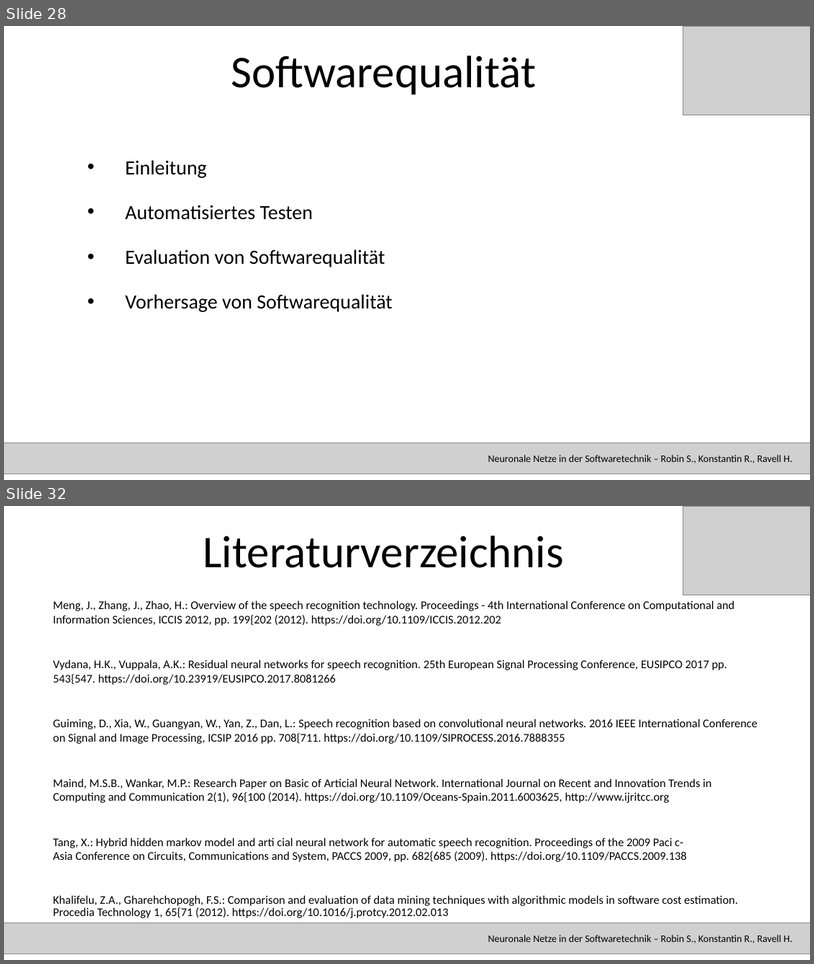
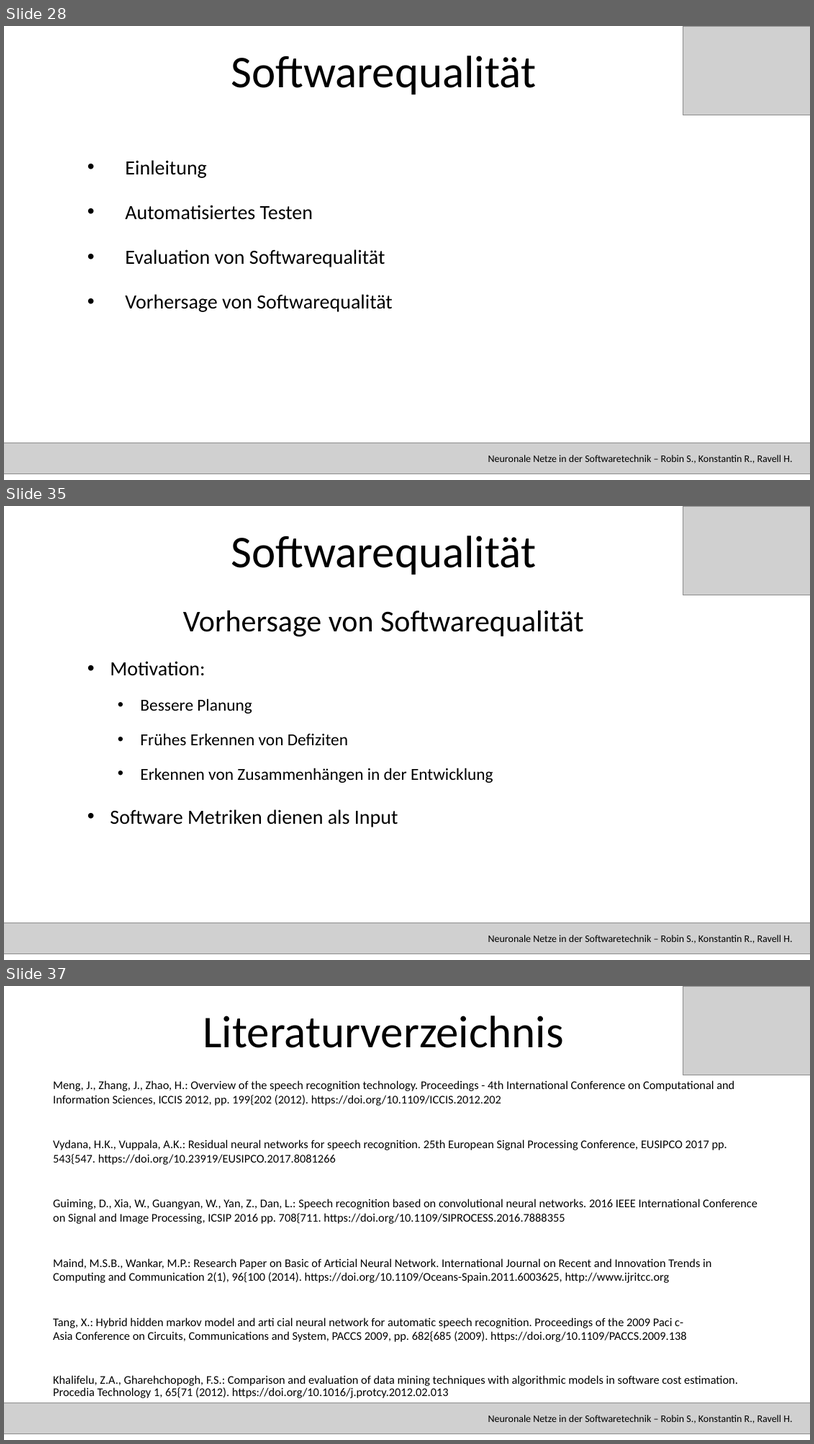
Before and after one commit to RavellHeerdegen/SATElite, a slide deck: SATPräsi.pptx. Shown one above the other, each under a label of ours: slides 28 and 32 before the commit, slides 28, 35 and 37 after it; the slides between them are not shown. The pictures are 814x964 and 814x1444 pixels, drawn with LibreOffice and Linux fonts; fonts in the diff are those of the drawing; grey boxes stand for pictures. Boxes give left, top, right and bottom in pixels: in the first picture for what was removed or moved away, otherwise in the second. Text is boxed around its words. In the diff, an @@ line names an element or a change of style, - is before the commit and + after.

```diff
--- a/SATPräsi.pptx
+++ b/SATPräsi.pptx
@@ slide 35 added at bbox=[4, 506, 810, 960], background #FFFFFF @@
@@ picture added at bbox=[684, 506, 810, 595] @@
@@ title added at bbox=[231, 536, 536, 574], 54 pt, text #000000 @@
+Softwarequalität
@@ text added at bbox=[183, 610, 584, 637], 36 pt, text #000000 @@
+Vorhersage von Softwarequalität
@@ text added at bbox=[110, 661, 494, 827], 20 pt, text #000000 @@
+• Motivation:
+  • Bessere Planung
+  • Frühes Erkennen von Defiziten
+  • Erkennen von Zusammenhängen in der Entwicklung
+• Software Metriken dienen als Input
@@ picture added at bbox=[4, 922, 810, 954] @@
@@ text added at bbox=[489, 934, 792, 943], 12 pt, text #000000 @@
+Neuronale Netze in der Softwaretechnik – Robin S., Konstantin R., Ravell H.
@@ what was slide 32 is now slide 37 @@
```
Also in this commit, not shown: 3 slides changed, 4 other slides added, 1 other file.
